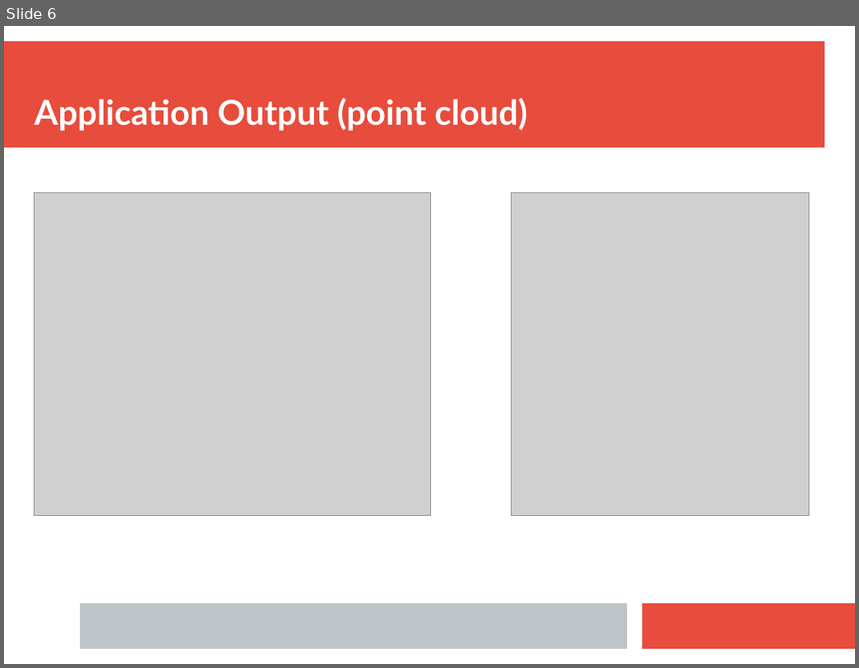
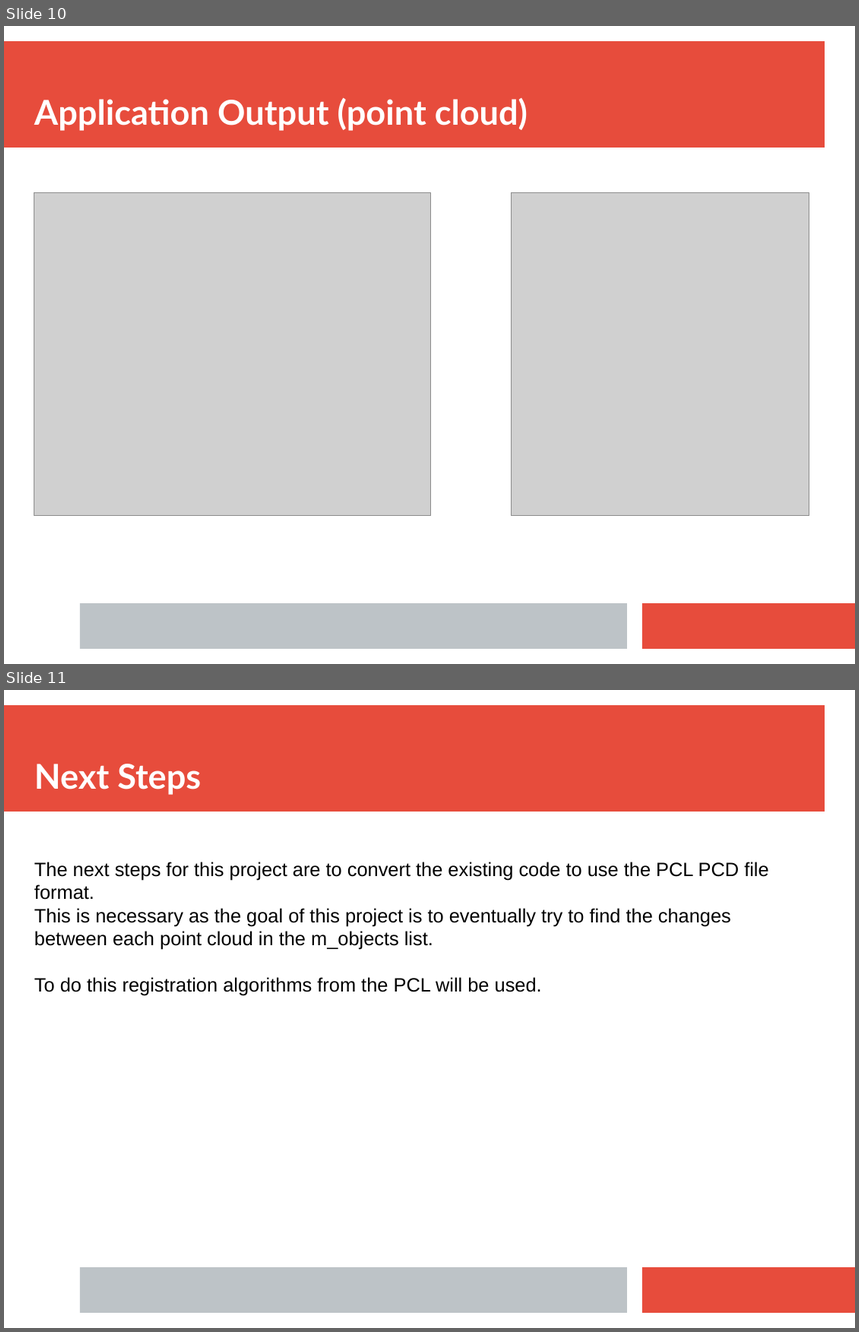
Before and after one commit to ALEXJAZZ008008/MSc-Dissertation, a slide deck: Report/Misc/Journal.odp. Shown one above the other, each under a label of ours: slide 6 before the commit, slides 10 and 11 after it. The pictures are 859x668 and 859x1332 pixels, drawn with LibreOffice and Linux fonts; fonts in the diff are those of the drawing; grey boxes stand for pictures. Boxes give left, top, right and bottom in pixels: in the first picture for what was removed or moved away, otherwise in the second. Text is boxed around its words. In the diff, an @@ line names an element or a change of style, - is before the commit and + after.

Commit message:
actually started the final report, mostly formatting

```diff
--- a/Report/Misc/Journal.odp
+++ b/Report/Misc/Journal.odp
@@ slide 11 added at [4, 690, 855, 1328], background #FFFFFF; not listed: 3 template elements that a slide beside it also shows @@
@@ title added at [34, 764, 201, 795], 32 pt, text #FFFFFF, bold @@
+Next Steps
@@ text added at [34, 862, 769, 996], 18 pt, text #000000 @@
+The next steps for this project are to convert the existing code to use the PCL PCD file format.
+This is necessary as the goal of this project is to eventually try to find the changes between each point cloud in the m_objects list.
+To do this registration algorithms from the PCL will be used.
@@ what was slide 6 is now slide 10 @@
```
Also in this commit, not shown: 3 slides changed, 3 other slides added, 2 slides removed, 8 other files.
